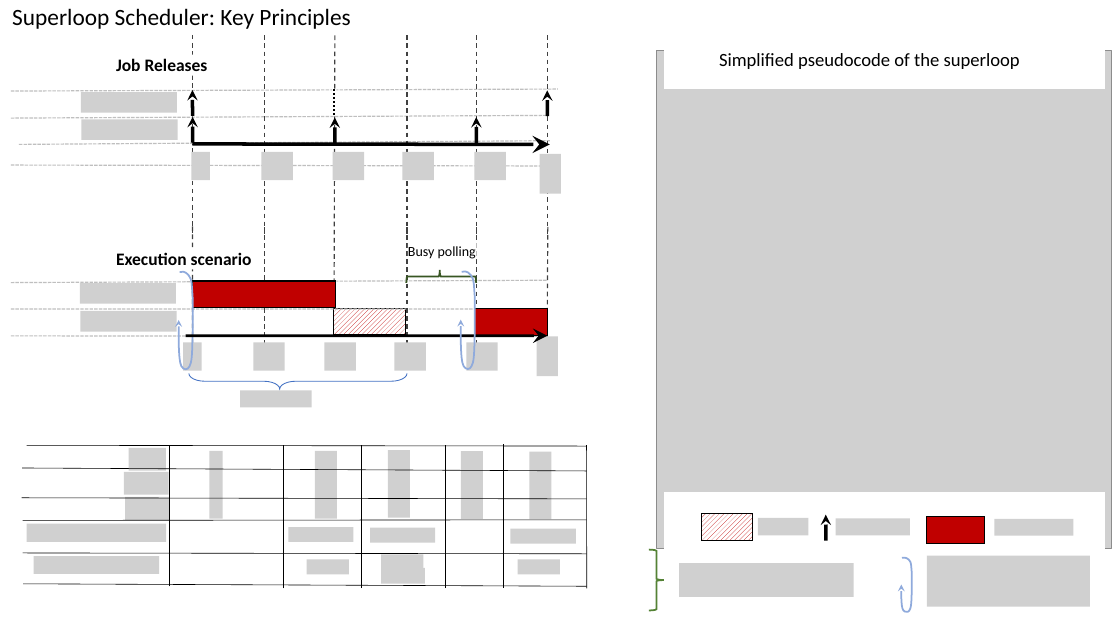
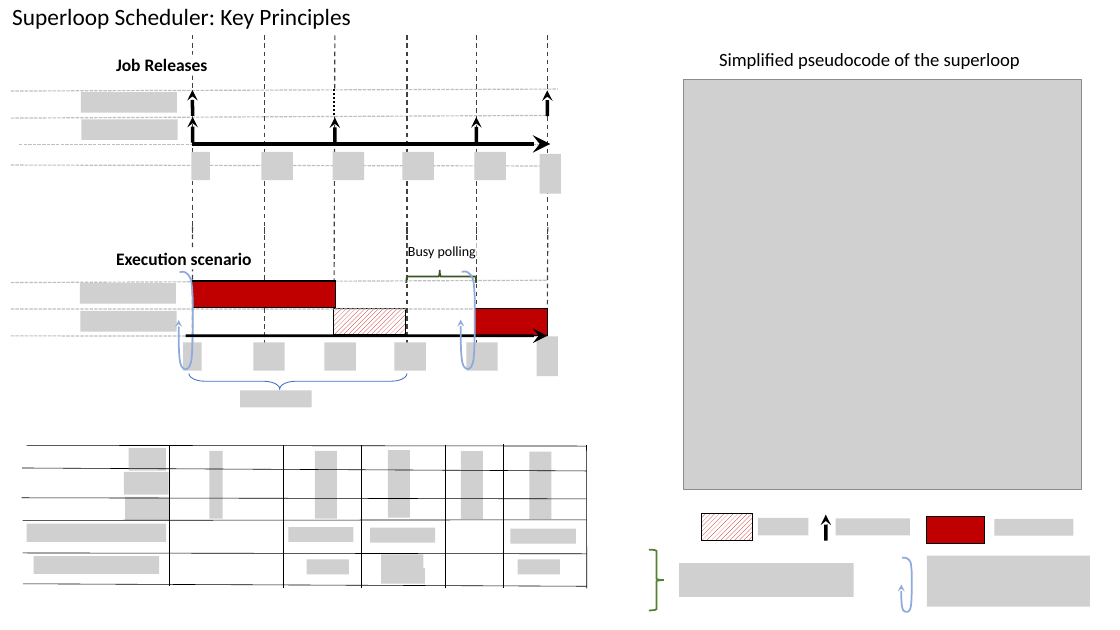
Before and after one commit to Spectre113/stm32-real-time-scheduling, a slide deck: slide 9 of docs/presentation/system_model_figs.pptx. Drawn at 1120x630 pixels with LibreOffice and Linux fonts; fonts in the diff are those of the drawing; grey boxes stand for pictures; background and template pictures are left out. Boxes give left, top, right and bottom in pixels: in the first picture for what was removed or moved away, otherwise in the second. Text is boxed around its words. In the diff, an @@ line names an element or a change of style, - is before the commit and + after.

```diff
--- a/docs/presentation/system_model_figs.pptx
+++ b/docs/presentation/system_model_figs.pptx
@@ rectangle removed at (x1=665, y1=34, x2=1105, y2=88) @@
@@ picture resized from (x1=657, y1=50, x2=1112, y2=549) to (x1=683, y1=80, x2=1081, y2=489) @@
@@ line moved from (19, 145) - (550, 141) to (19, 145) - (550, 145) @@
@@ rectangle resized from (x1=665, y1=492, x2=1105, y2=558) to (x1=661, y1=475, x2=1095, y2=508) @@
```
Also in this commit, not shown: 2 other slides changed, 3 other files.
